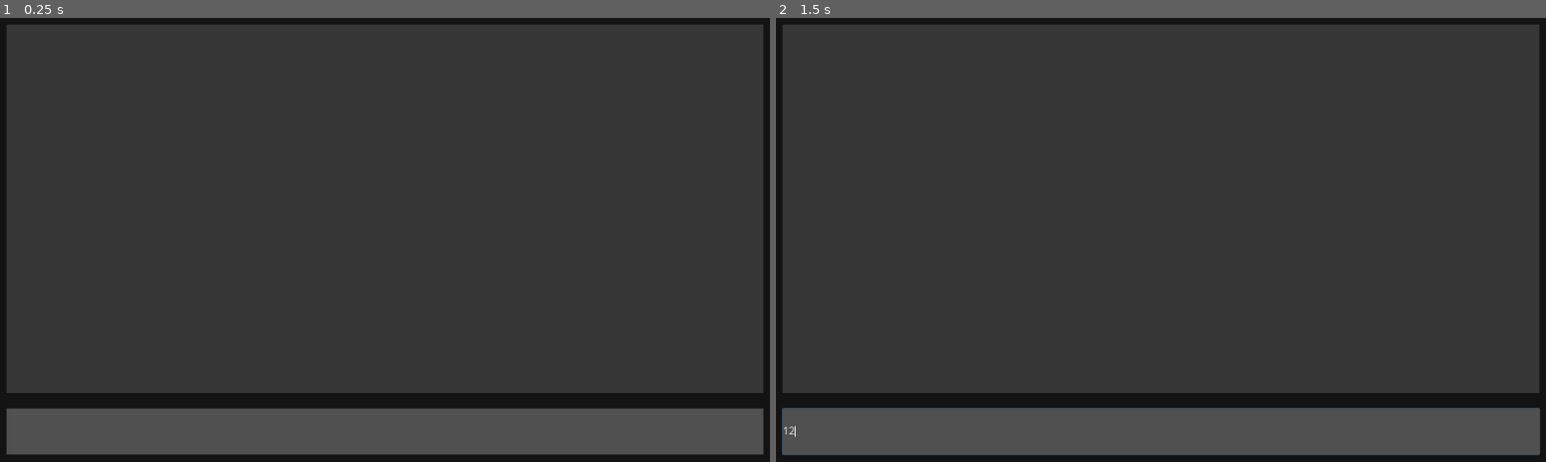
Above: before the commit, frames 1-2 (left to right).
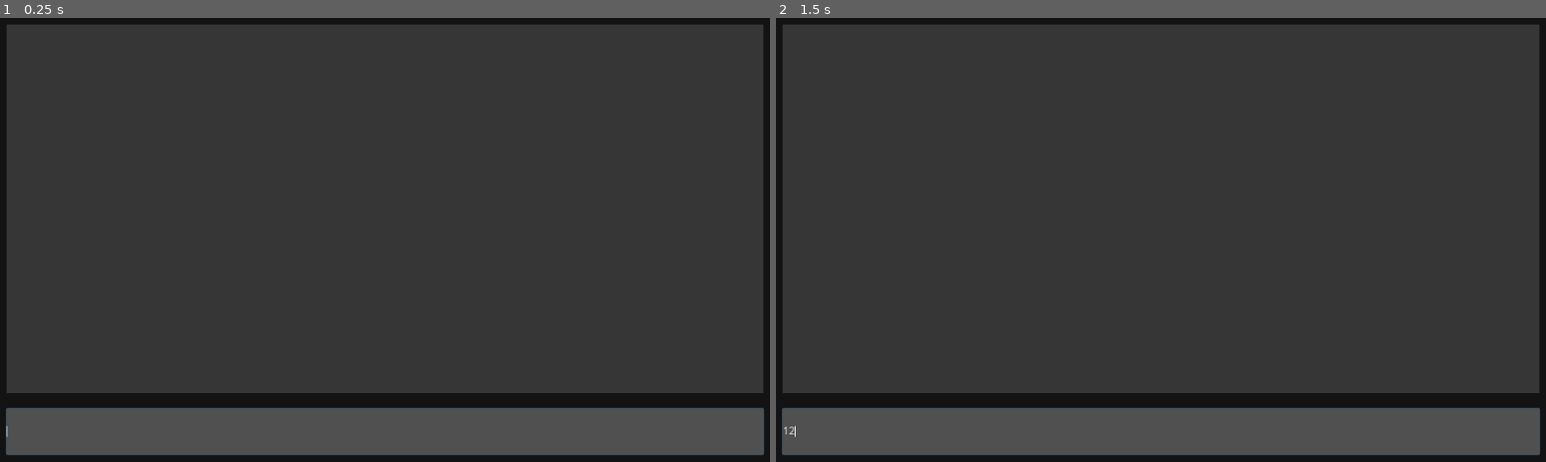
Above: after the commit, the same moments.

Repository: philipuriarte/Godot-Retro-Text-Adventure-Tutorial
Game: Godot game, scene res://game.tscn
The game is run twice, just before and just after one commit, with the same random seed, the same clock (stepped at 60 frames per second) and the same inputs.
Inputs (mouse positions are in pixels of both pictures, inside the frame that each line leads up to):
- Up to frame 1 (0.25 s): no input
- Up to frame 2 (1.5 s): click (1161, 430) at 0.52 s; type "12" at 0.6 s; tap Enter at 1.25 s

The runs differ from the first frame. In frame 1, 0.5% of the frame differs, in the area x 0-100%, y 87-99%; in frame 2, nothing differs.

Commit message:
Add code to grab focus on Input node

Diff:
--- a/input.gd
+++ b/input.gd
@@ -1,4 +1,4 @@
 extends LineEdit
 
 func _ready() -> void:
-	pass
+	grab_focus()
